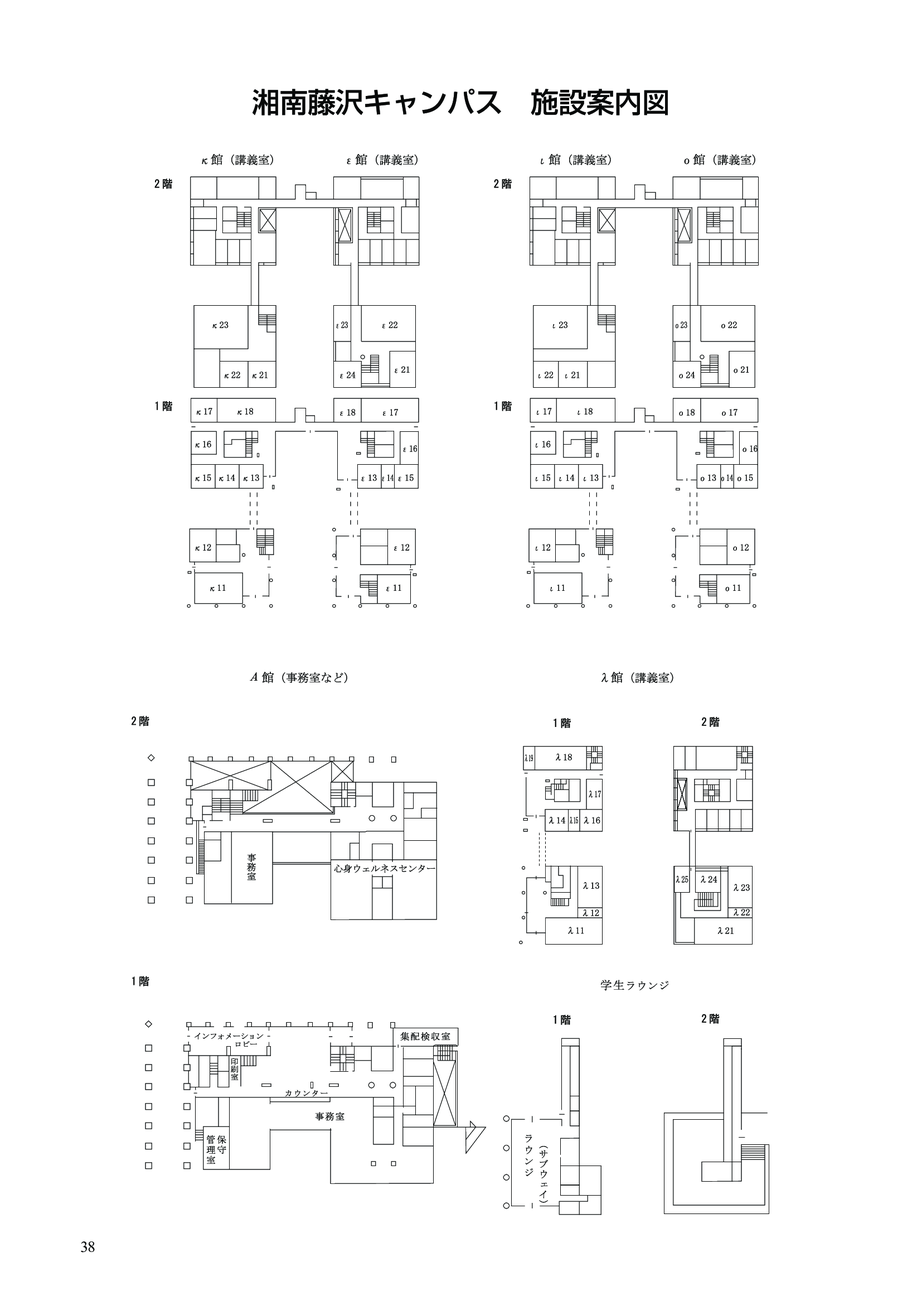
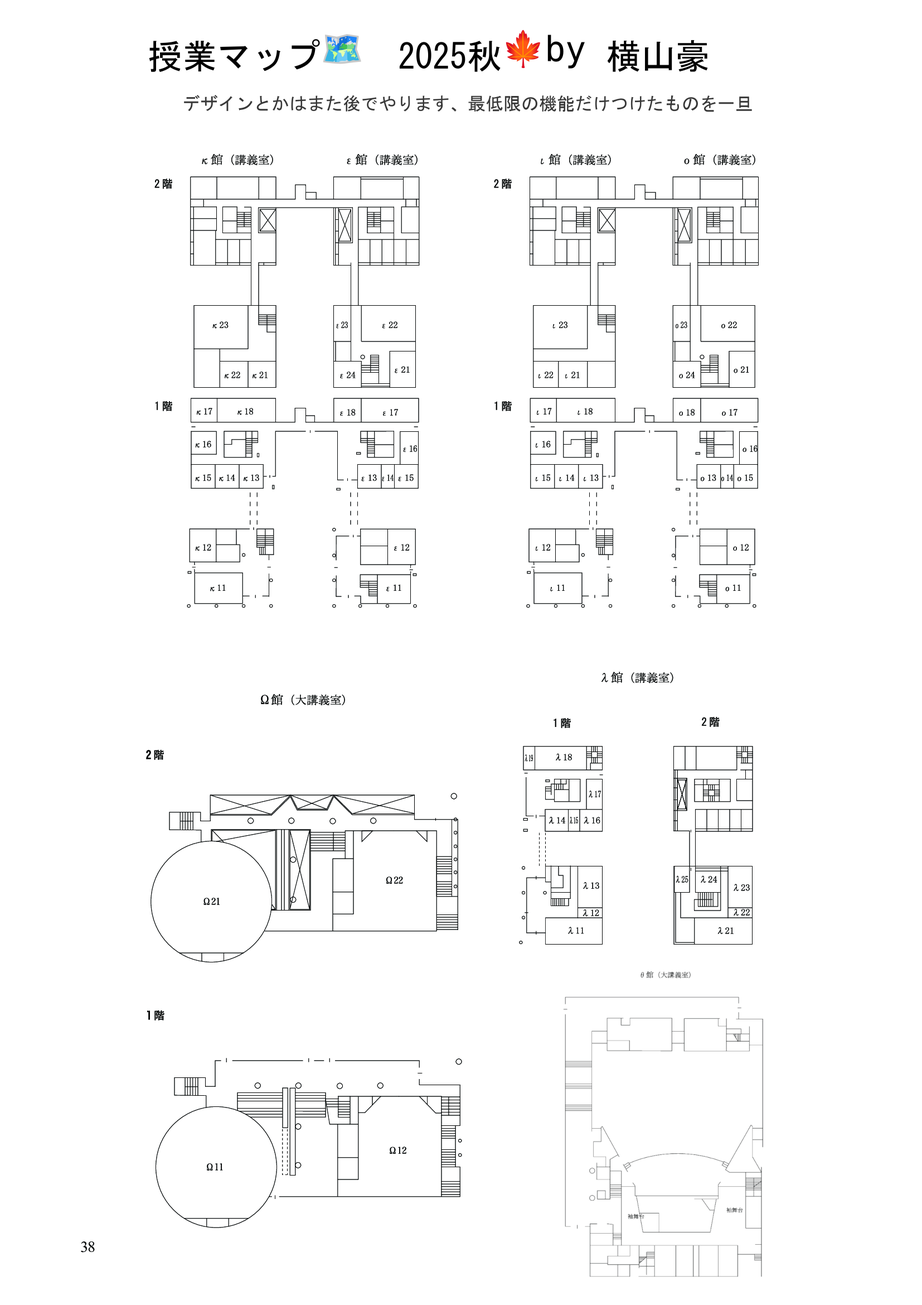
Layers edited between the first and the second 922 x 1305 image:
added layer "Omega" above "Floated Layer" over [131, 671, 487, 1228]
added layer "Floated Layer" above "sfcguide2025_vol1 (3)-pages (3).png" over [548, 970, 770, 1277]
added layer "デザインとかはまた後でやります、最低限の機能だけつけたものを..." above "授業マップ🗺 2025秋🍁by 横山豪 ..." over [184, 94, 753, 113]
added layer "授業マップ🗺 2025秋🍁by 横山豪 ..." above "sfcguide2025_vol1 (3)-pages (2).png" over [148, 29, 709, 72]
painted on "sfcguide2025_vol1 (3)-pages (2).png" over [252, 88, 669, 1209]
